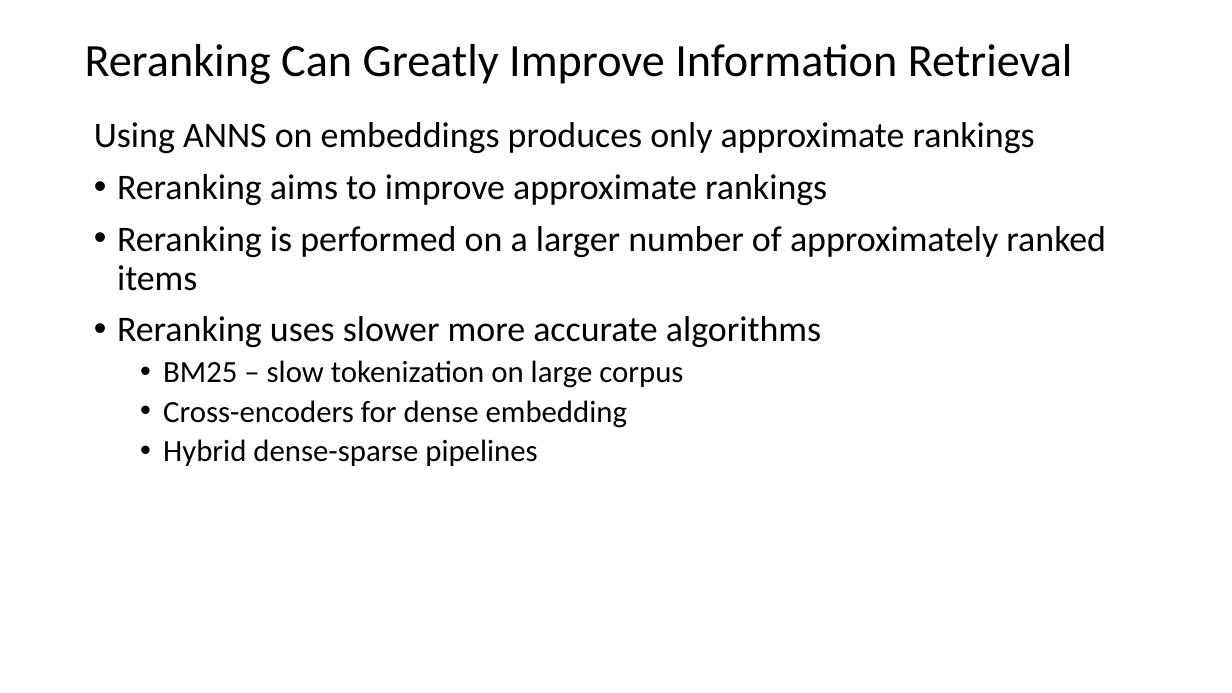
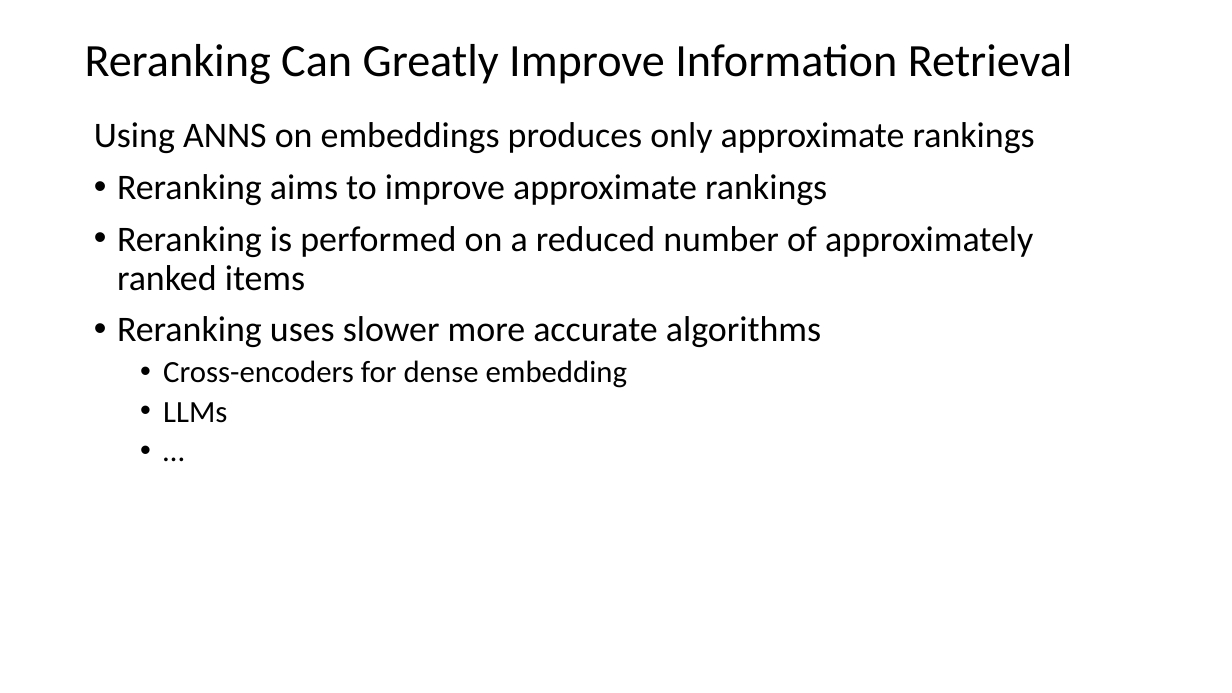
Before and after one commit to jonahneu/CSCI-E-108, a slide deck: slide 50 of slides/7_InformationRetrievalSearch.pptx (slide 49 before the commit). Drawn at 1232x693 pixels with LibreOffice and Linux fonts; fonts in the diff are those of the drawing. Boxes give left, top, right and bottom in pixels: in the first picture for what was removed or moved away, otherwise in the second. Text is boxed around its words. In the diff, an @@ line names an element or a change of style, - is before the commit and + after.

```diff
--- a/slides/7_InformationRetrievalSearch.pptx
+++ b/slides/7_InformationRetrievalSearch.pptx
@@ text at <box>117,226,1033,291</box>: text changed @@
-• Reranking is performed on a larger number of approximately ranked items
+• Reranking is performed on a reduced number of approximately ranked items
@@ text at <box>163,360,683,388</box>: paragraph removed @@
-  • BM25 – slow tokenization on large corpus
@@ text at <box>163,402,227,423</box>: text changed @@
-  • Hybrid dense-sparse pipelines
+  • LLMs
+  • …
```
Also in this commit, not shown: 17 other slides changed, 2 slides added.
